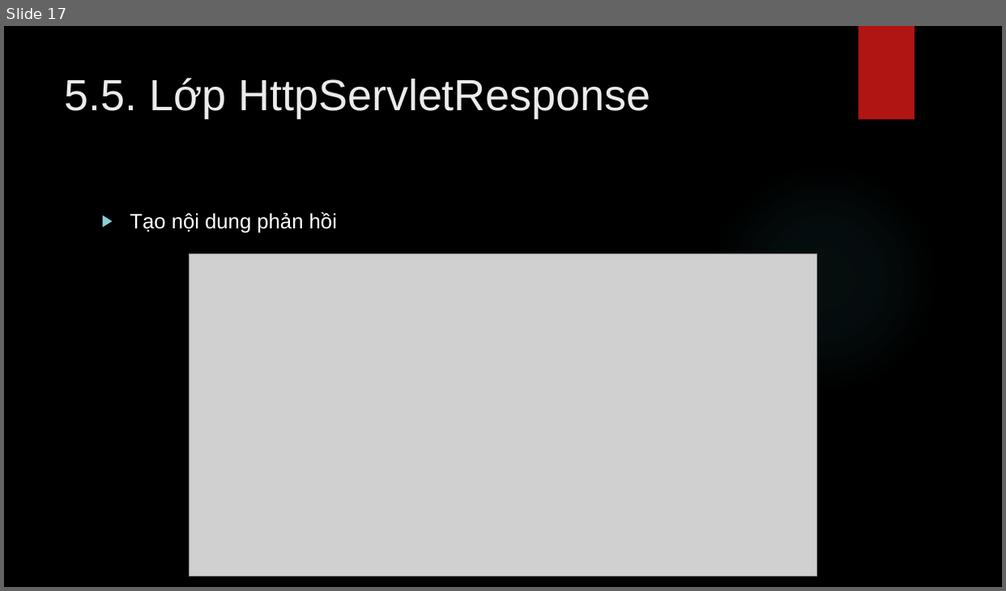
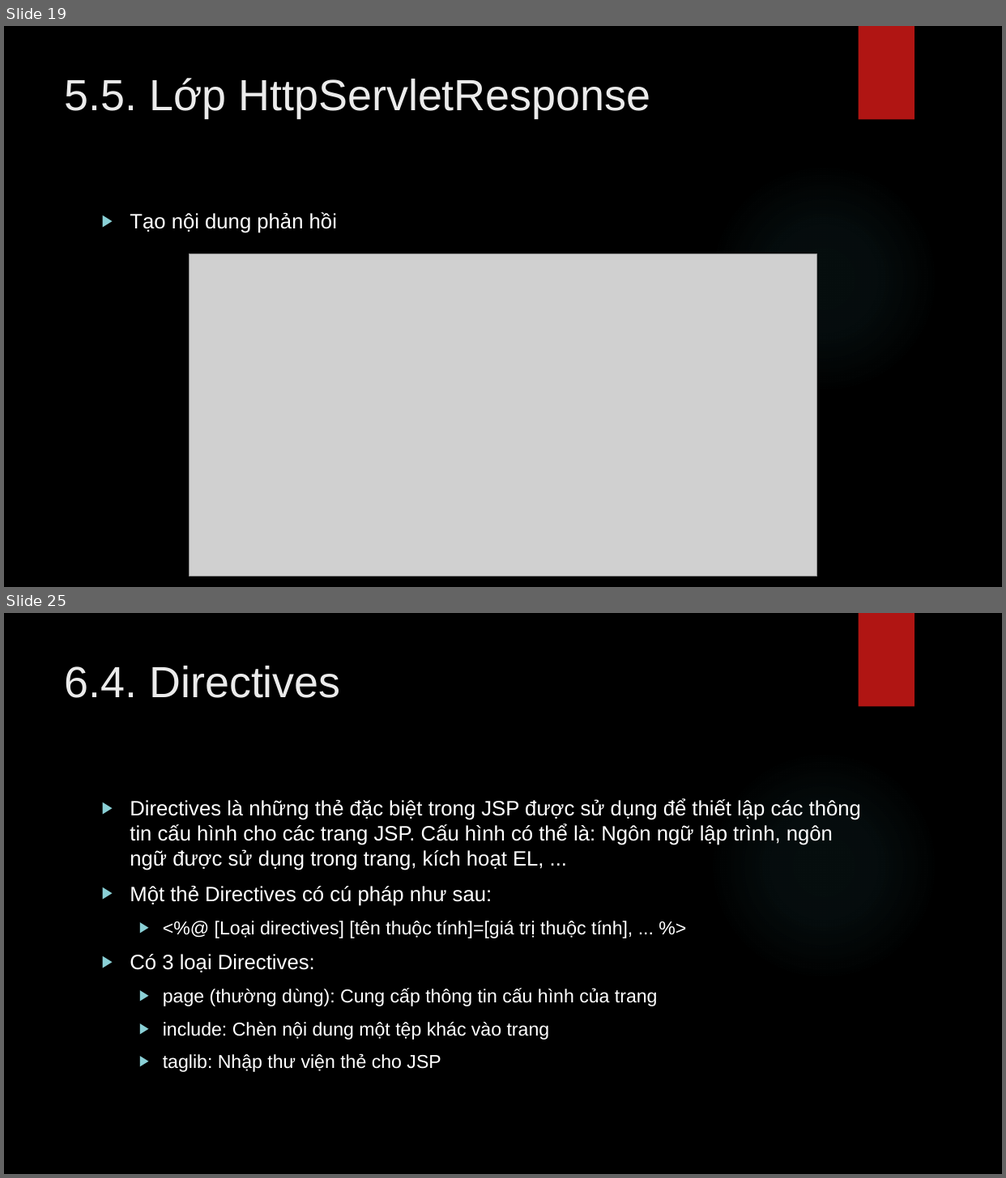
Before and after one commit to lequochai26/GDUTraining_Basic_Java_Web_Development, a slide deck: Slides/Day_7_2.pptx. Shown one above the other, each under a label of ours: slide 17 before the commit, slides 19 and 25 after it; the slides between them are not shown. The pictures are 1006x591 and 1006x1178 pixels, drawn with LibreOffice and Linux fonts; fonts in the diff are those of the drawing; grey boxes stand for pictures; background and template pictures are left out. Boxes give left, top, right and bottom in pixels: in the first picture for what was removed or moved away, otherwise in the second. Text is boxed around its words. In the diff, an @@ line names an element or a change of style, - is before the commit and + after.

```diff
--- a/Slides/Day_7_2.pptx
+++ b/Slides/Day_7_2.pptx
@@ slide 25 added at (4,613,1002,1174), background picture (left out); not listed: 2 template elements that a slide beside it also shows @@
@@ title added at (65,666,341,698), 42 pt, text #EBEBEB @@
+6.4. Directives
@@ text added at (130,799,861,1072), 20 pt, text #FFFFFF @@
+▶ Directives là những thẻ đặc biệt trong JSP được sử dụng để thiết lập các thông tin cấu hình cho các trang JSP. Cấu hình có thể là: Ngôn ngữ lập trình, ngôn ngữ được sử dụng trong trang, kích hoạt EL, ...
+▶ Một thẻ Directives có cú pháp như sau:
+  ▶ <%@ [Loại directives] [tên thuộc tính]=[giá trị thuộc tính], ... %>
+▶ Có 3 loại Directives:
+  ▶ page (thường dùng): Cung cấp thông tin cấu hình của trang
+  ▶ include: Chèn nội dung một tệp khác vào trang
+  ▶ taglib: Nhập thư viện thẻ cho JSP
@@ what was slide 17 is now slide 19 @@
```
Also in this commit, not shown: 3 slides changed, 39 other slides added, 2 other files.
